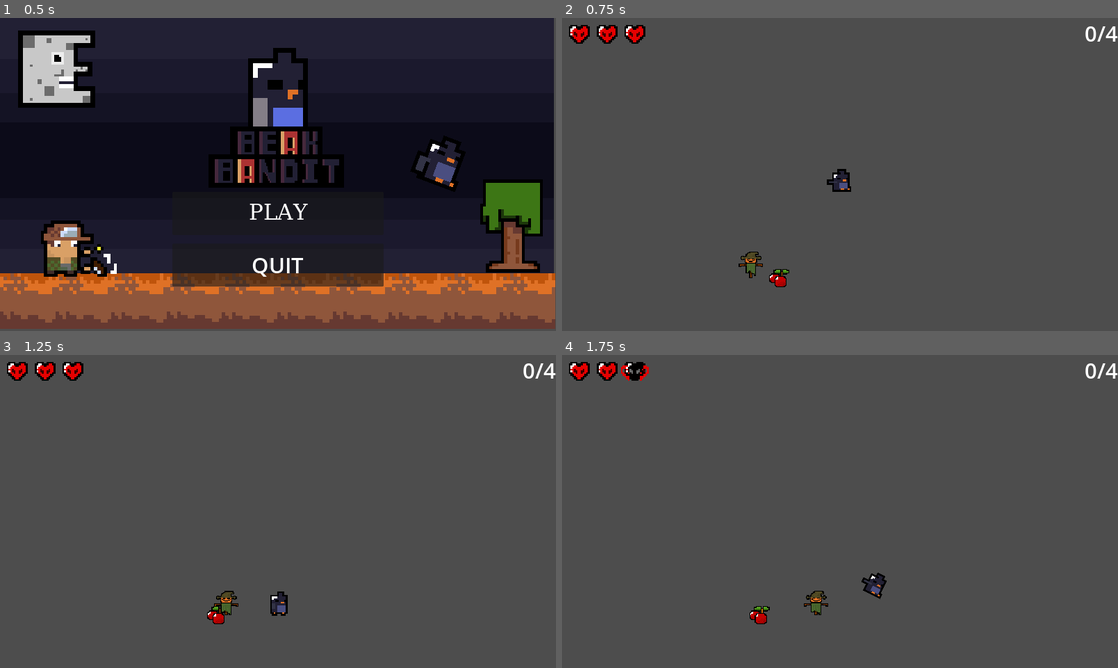
Above: before the commit, frames 1-4 (two rows, left to right).
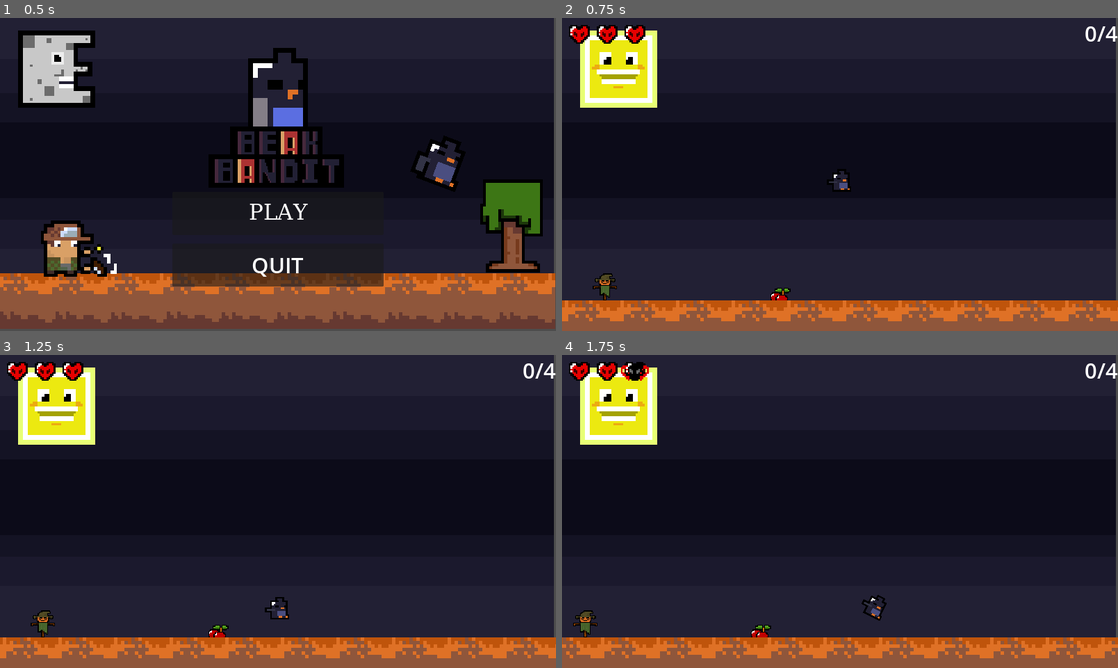
Above: after the commit, the same moments.

Repository: pochoco24/wild-jam-62
Game: Godot game, scene res://Scenes/ui_menu.tscn
Same seed, same stepped clock (60 frames per second), same inputs: the game is played once before the commit and once after it.
Inputs:
- Up to frame 1 (0.5 s): no input
- Up to frame 2 (0.75 s): click "PLAY" at 0.5 s
- Up to frame 3 (1.25 s): no input
- Up to frame 4 (1.75 s): hold D (right) from 1.28 s (still down); tap \ (test) at 1.35 s; tap W (flap) at 1.52 s

Frame 1 is identical in both runs. In frame 2, 99% of the frame differs, in the area x 0-100%, y 0-100%; in frame 3, 99%; in frame 4, 99%.

Commit message:
Added background and crop texture property

Diff:
--- a/Scenes/Game.tscn
+++ b/Scenes/Game.tscn
@@ -6,8 +6,10 @@
 [ext_resource type="Script" path="res://Scripts/PlayerCamera.gd" id="4_07m37"]
 [ext_resource type="Texture2D" uid="uid://b7t6rpvayrgi8" path="res://Images/Heart_Health.png" id="4_gcvt2"]
 [ext_resource type="Texture2D" uid="uid://cmjqedfqau1e2" path="res://Images/background_moon.png" id="5_qux2q"]
+[ext_resource type="Texture2D" uid="uid://c1370um21cfii" path="res://Images/background_sun.png" id="6_56r8a"]
 [ext_resource type="PackedScene" uid="uid://duc7d07eldcv2" path="res://Scenes/Crop.tscn" id="7_4ppeg"]
 [ext_resource type="PackedScene" uid="uid://b0qnwokgbt1ft" path="res://Scenes/scarecrow.tscn" id="8_40vxb"]
+[ext_resource type="Texture2D" uid="uid://lu8qckn7cug4" path="res://Images/background_floor2.png" id="8_t8cj2"]
 [ext_resource type="PackedScene" uid="uid://csqe6ncspknhp" path="res://Scenes/shoot_farmer.tscn" id="9_43ace"]
 
 [sub_resource type="CircleShape2D" id="CircleShape2D_gqnrc"]
@@ -216,7 +218,7 @@
 }]
 
 [sub_resource type="RectangleShape2D" id="RectangleShape2D_ne4lx"]
-size = Vector2(1756, 200)
+size = Vector2(5536, 149)
 
 [node name="Game" type="Node2D"]
 
@@ -246,27 +248,25 @@
 position = Vector2(568, 298)
 script = ExtResource("4_07m37")
 
-[node name="Background" type="Control" parent="PlayerCamera"]
-visible = false
-layout_mode = 3
-anchors_preset = 0
-offset_left = -568.0
-offset_top = -298.0
-offset_right = -568.0
-offset_bottom = -298.0
+[node name="BackgroundFollow" type="Node2D" parent="PlayerCamera"]
+z_index = -1
+position = Vector2(-640, -360)
 metadata/_edit_group_ = true
 
-[node name="BackgroundNight" type="Sprite2D" parent="PlayerCamera/Background"]
-z_index = -1
-position = Vector2(-72, -62)
-scale = Vector2(4, 4)
+[node name="bg" type="Sprite2D" parent="PlayerCamera/BackgroundFollow"]
+position = Vector2(638, 358)
+scale = Vector2(9.96875, 5.59375)
 texture = ExtResource("4_7hqoo")
-centered = false
-
-[node name="BackgroundMoon" type="Sprite2D" parent="PlayerCamera/Background"]
-position = Vector2(773, 106)
-scale = Vector2(4, 4)
+
+[node name="moon" type="Sprite2D" parent="PlayerCamera/BackgroundFollow"]
+position = Vector2(130, 118)
+scale = Vector2(5.54687, 5.54687)
 texture = ExtResource("5_qux2q")
+
+[node name="sun" type="Sprite2D" parent="PlayerCamera/BackgroundFollow"]
+position = Vector2(130, 118)
+scale = Vector2(5.54687, 5.54687)
+texture = ExtResource("6_56r8a")
 
 [node name="GUI" type="Control" parent="PlayerCamera"]
 unique_name_in_owner = true
@@ -322,20 +322,30 @@
 autoplay = "full"
 metadata/_edit_lock_ = true
 
+[node name="Crops" type="Node2D" parent="."]
+unique_name_in_owner = true
+
+[node name="Crop" parent="Crops" instance=ExtResource("7_4ppeg")]
+position = Vector2(434, 575)
+prop_texture = null
+
 [node name="Ground" type="StaticBody2D" parent="."]
 position = Vector2(549, 637)
 
+[node name="Sprite2D7" type="Sprite2D" parent="Ground"]
+texture_repeat = 2
+position = Vector2(282, 15)
+scale = Vector2(8, 8)
+texture = ExtResource("8_t8cj2")
+region_enabled = true
+region_rect = Rect2(0, 0, 700, 16)
+
 [node name="CollisionShape2D" type="CollisionShape2D" parent="Ground"]
-position = Vector2(378, 0)
+position = Vector2(378, 25.5)
 shape = SubResource("RectangleShape2D_ne4lx")
 
-[node name="Crops" type="Node2D" parent="."]
-unique_name_in_owner = true
-
-[node name="Crop" parent="Crops" instance=ExtResource("7_4ppeg")]
-
 [node name="CharacterBody2D" parent="." instance=ExtResource("8_40vxb")]
-position = Vector2(363, 504)
+position = Vector2(27, 547)
 
 [node name="ShootFarmer" parent="." instance=ExtResource("9_43ace")]
 position = Vector2(1632, 500)
--- a/Scripts/Crop.gd
+++ b/Scripts/Crop.gd
@@ -1,6 +1,11 @@
+@tool
 extends StaticBody2D
 
 var harvested = false
+@export var crop_texture : Texture2D = null :
+	set(state):
+		$Sprite2D.texture = state
+
 
 func collect():
 	if !harvested:
Not shown, added: Images/background_sun.png.import
Not shown, added: Images/button_play.png.import
Not shown, added: Images/button_quit.png.import
Not shown: 1 places in Scenes/Game.tscn that only renumber resources
